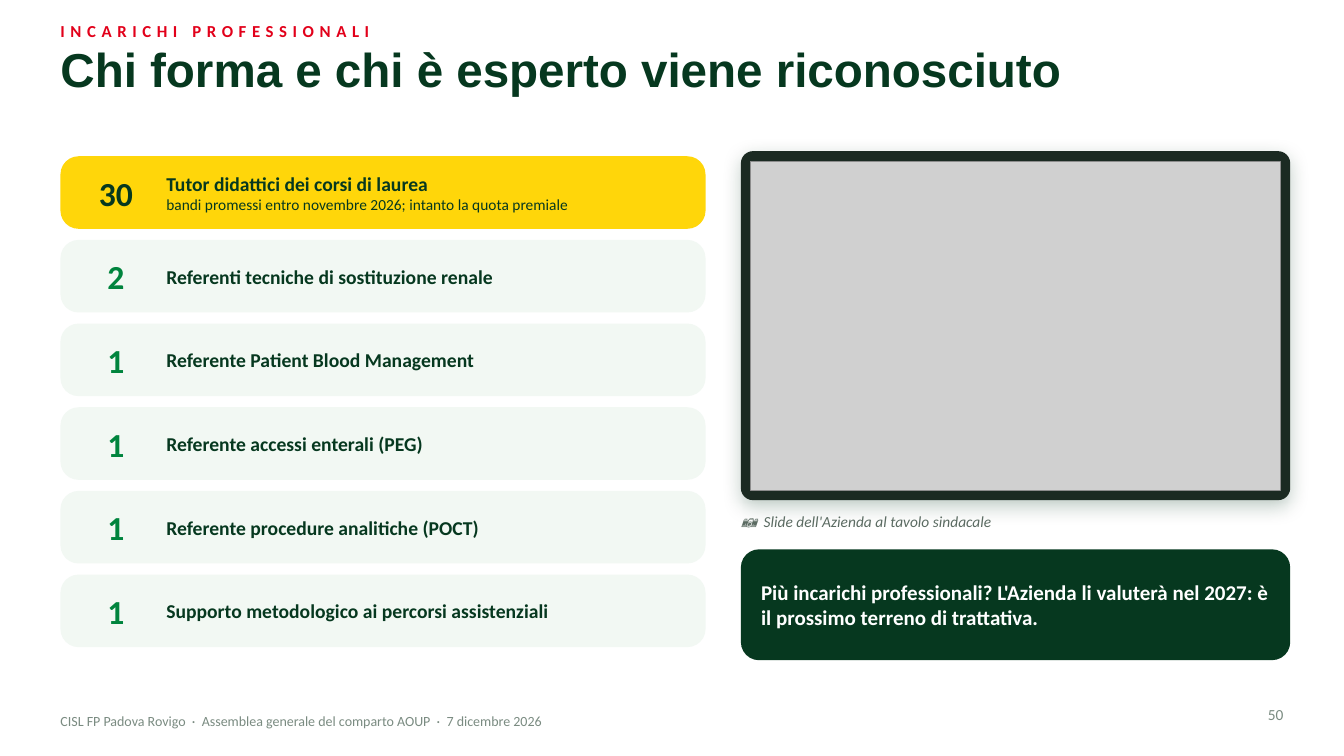
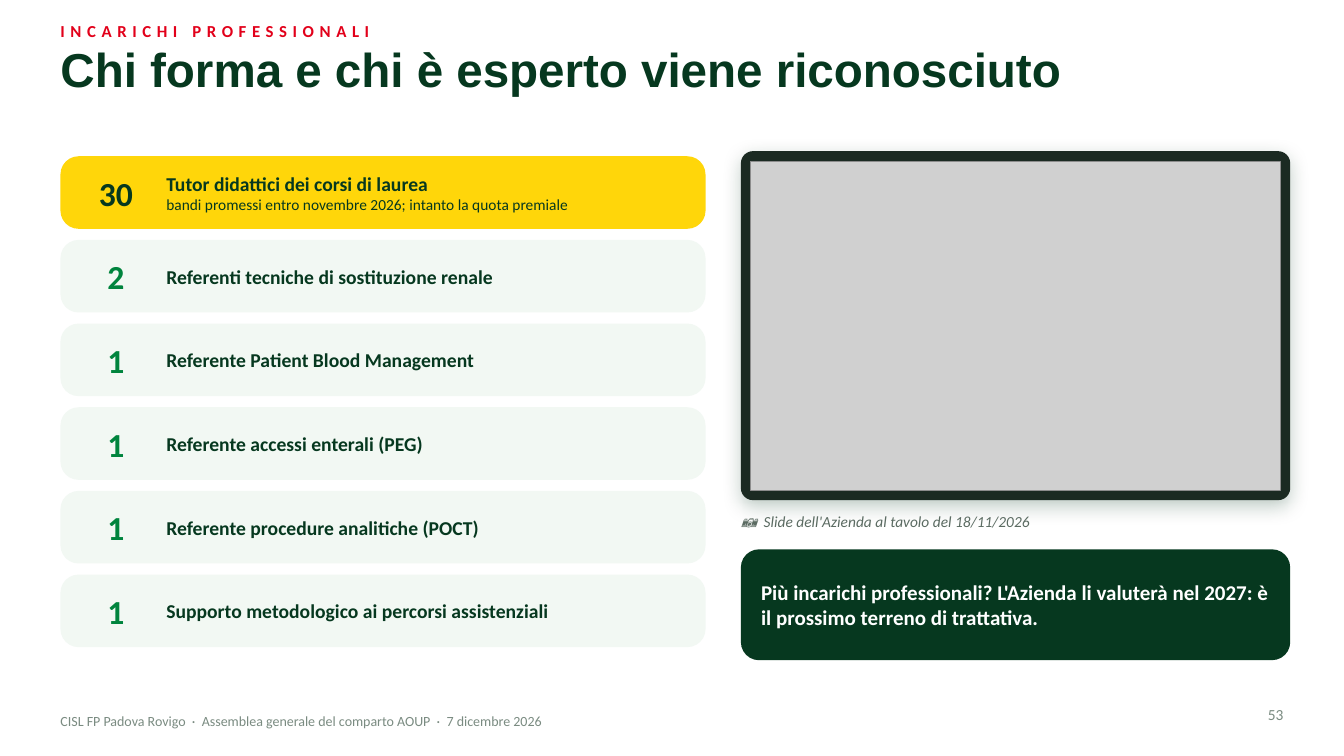
Before and after one commit to aki1806-droid/Prove, a slide deck: slide 53 of produzione/assemblea-2026-12-07/slide/assemblea-2026-12-07.pptx (slide 50 before the commit). Drawn at 1344x756 pixels with LibreOffice and Linux fonts; fonts in the diff are those of the drawing; grey boxes stand for pictures. Boxes give left, top, right and bottom in pixels: in the first picture for what was removed or moved away, otherwise in the second. Text is boxed around its words. In the diff, an @@ line names an element or a change of style, - is before the commit and + after.

```diff
--- a/produzione/assemblea-2026-12-07/slide/assemblea-2026-12-07.pptx
+++ b/produzione/assemblea-2026-12-07/slide/assemblea-2026-12-07.pptx
@@ text at (x1=764, y1=516, x2=1029, y2=528): text changed @@
-📷 Slide dell'Azienda al tavolo sindacale
+📷 Slide dell'Azienda al tavolo del 18/11/2026
@@ page number at (x1=1268, y1=710, x2=1284, y2=720): text changed @@
-50
+53
```
Also in this commit, not shown: 5 other slides changed, 9 slides added, 31 other files.
